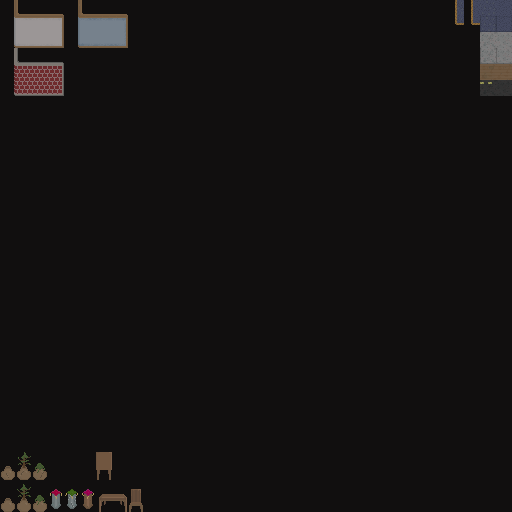
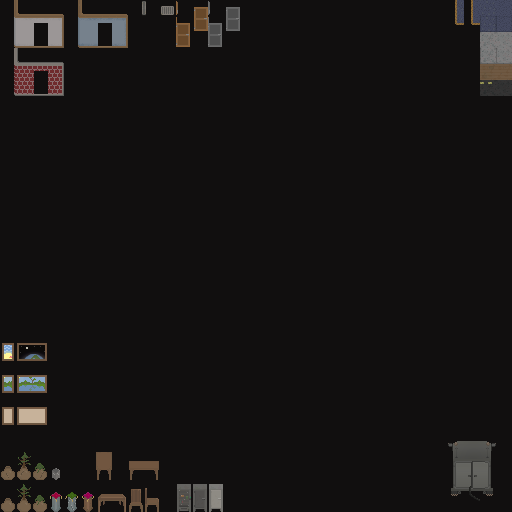
Before/after of a 512x512 layered artwork. What changed in the layer stack:
renamed "Layer 43" to "Layer 107", hid it, moved it out of group "Ground Items", painted on it over [96, 452, 143, 512]
removed layer "Layer 42" from group "Ground Items" over [99, 494, 127, 512]
removed layer "Layer 39" from group "Ground Items" over [50, 489, 94, 509]
removed group "Ground Items" (5 layers) over [50, 452, 143, 512]
added group "Fridge" with 6 layers above "Vending Machine" over [2, 1, 496, 512]
added layer "Layer 100" (9%) in group "Fridge" over [211, 491, 212, 507]
added layer "Layer 99" in group "Fridge" over [210, 491, 211, 507]
added layer "Layer 98" (hard mix, 2%) in group "Fridge" over [210, 485, 222, 489]
added layer "Layer 97" (soft light) in group "Fridge" over [210, 490, 221, 508]
added layer "Layer 96" (soft light, 72%) in group "Fridge" over [2, 1, 496, 512]
added layer "Layer 95" in group "Fridge" over [209, 484, 223, 512]
added group "Vending Machine" with 1 layers above "Painting" over [177, 484, 207, 512]
added layer "Layer 93" in group "Vending Machine" over [177, 484, 207, 512]
added group "Painting" with 1 layers above "Doors" over [2, 343, 47, 425]
added layer "Layer 83" in group "Painting" over [2, 343, 47, 425]
added group "Doors" with 1 layers above "Van" over [176, 1, 240, 47]
added layer "Layer 63" in group "Doors" over [176, 1, 240, 47]
added group "Van" with 1 layers above "Ground" over [448, 441, 496, 501]
added layer "Layer 62" in group "Van" over [448, 441, 496, 501]
added group "Ground" with 2 layers above "Floors" over [2, 1, 174, 512]
added layer "Layer 106" in group "Ground" over [52, 468, 60, 480]
added layer "Layer 65" in group "Ground" over [2, 1, 174, 512]
painted on "Layer 41" over [34, 23, 112, 95]
removed layer "Layer 11" from group "Walls" over [34, 23, 112, 47]
